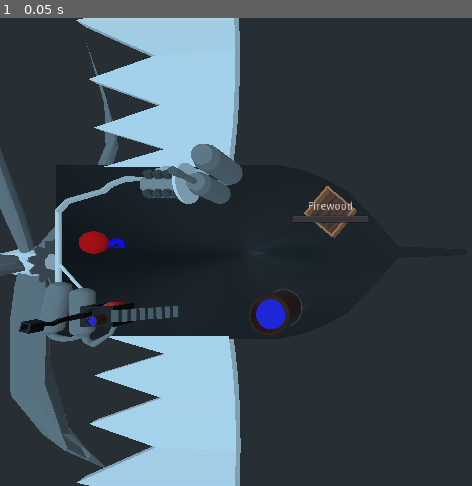
Above: before the commit, frame 1.
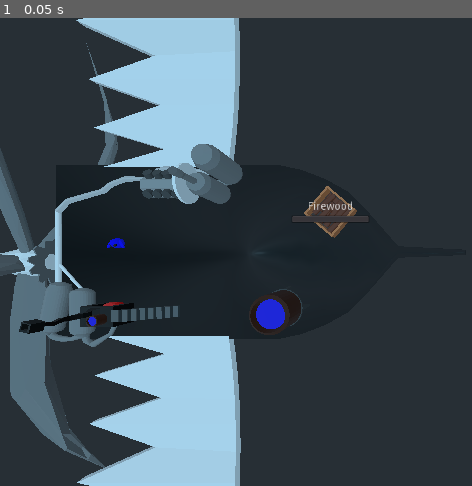
Above: after the commit, the same moment.

Repository: phkeese/WorkingTItle
Game: Godot game, scene res://scenes/game/game.tscn
Two runs of this game, one before a commit and one after it. Both use one fixed random seed, a clock stepped at 60 frames per second and the inputs below.
Inputs:
- Up to frame 1 (0.05 s): no input

The runs differ from the first frame. In frame 1, 0.2% of the frame differs, in the area x 16-24%, y 45-51%.
Error in both runs: Assertion failed. (res://addons/multiplayer/NetworkGame.gd:84)

Commit message:
lean ship

Diff:
--- a/scenes/game/game.gd
+++ b/scenes/game/game.gd
@@ -2,6 +2,9 @@
 
 
 export var max_angle := 20.0
+export var angle := 0.0
+export var player_weight := 1.0
+export var max_distance := 6.0
 
 
 func _process(delta: float) -> void:
@@ -10,3 +13,9 @@
 		center += player.global_transform.origin * Vector3(1.0, 0.0, 1.0)
 	center /= $Players.get_child_count()
 	$MeshInstance.global_transform.origin = center + Vector3.UP * 3.0
+
+	var tip = clamp(center.z, -max_distance, max_distance) / max_distance
+	var angle_delta : float = player_weight * tip * delta
+	angle = clamp(angle + angle_delta, -max_angle, max_angle)
+
+	$CameraContainer.rotation_degrees = Vector3(-angle, 0.0, 0.0)
--- a/scenes/game/game.tscn
+++ b/scenes/game/game.tscn
@@ -14,11 +14,13 @@
 [node name="NetworkGame" type="Node"]
 script = ExtResource( 2 )
 port = 2455
+ip = "10.1.1.25"
 player_scene = ExtResource( 3 )
 players_container = NodePath("game/Players")
 
 [node name="game" type="Spatial" parent="."]
 script = ExtResource( 1 )
+player_weight = 10.0
 
 [node name="Ship" parent="game" instance=ExtResource( 4 )]
 transform = Transform( -4.37114e-08, 0, 1, 0, 1, 0, -1, 0, -4.37114e-08, 0, 0, 0 )
@@ -39,3 +41,8 @@
 
 [node name="Camera" type="Camera" parent="game/CameraContainer"]
 transform = Transform( 1, 0, 0, 0, -4.37114e-08, 1, 0, -1, -4.37114e-08, 28.1227, 32.7664, 0 )
+
+[node name="Sync" type="Node" parent="game"]
+script = ExtResource( 5 )
+synced = PoolStringArray( "angle" )
+process_only_network_master = true
Binary file added: assets/models/stations/station_engine_running_60rpm.glb
Not shown, added: assets/models/stations/station_engine_running_60rpm.glb.import
